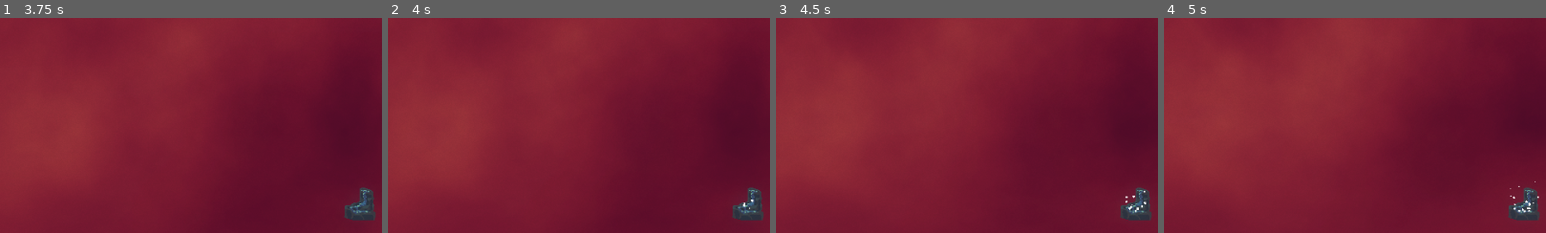
Above: before the commit, frames 1-4 (left to right).
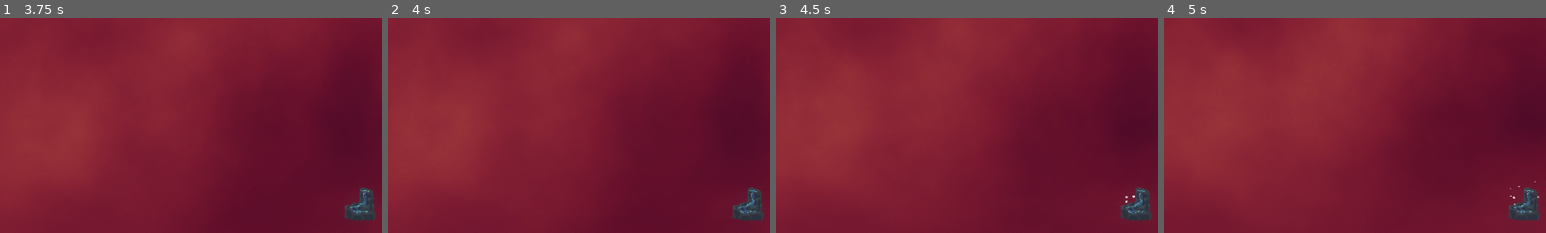
Above: after the commit, the same moments.

Repository: ManechLepage/PlatformerJam
Game: Godot game, scene res://Scenes/main.tscn
The game is run twice, just before and just after one commit, with the same random seed, the same clock (stepped at 60 frames per second) and the same inputs. Sound files missing from this copy of the repository are replaced by a short silence.
Inputs:
- Up to frame 1 (3.75 s): hold Right (Right) 0.53-2.03 s; tap C (Interact) at 0.6, 2.85 s; tap W (Jump) at 0.77, 1.52, 3.02 s; tap X (Meditate) at 1.35, 3.6 s; hold Left (Left) 2.03-2.78 s; hold Shift (run) 2.03-2.78 s; hold Right (Right) from 2.78 s (still down)
- Up to frame 2 (4 s): keep holding Right (Right); tap W (Jump) at 3.77 s
- Up to frame 3 (4.5 s): release Right (Right) at 4.28 s; hold Left (Left) from 4.28 s (still down); tap Shift (run) at 4.35 s
- Up to frame 4 (5 s): keep holding Left (Left); tap W (Jump) at 4.52 s
The pictures show only the part of the screen within x 38-88%, y 50-100%; the shares and areas given below are measured in that part.

Frame 1 is identical in both runs. In frame 2, less than 0.1% of the frame differs, in the area x 91-97%, y 80-91%; in frame 3, 0.1%; in frame 4, less than 0.1%.

Commit message:
fixed waterfall, added gear

Diff:
--- a/platformer-jam/Scenes/Objects/fountain.tscn
+++ b/platformer-jam/Scenes/Objects/fountain.tscn
@@ -4,6 +4,25 @@
 [ext_resource type="Texture2D" uid="uid://b1tj3ksqps6se" path="res://Sprites/fountain.png" id="2_2fi52"]
 [ext_resource type="Script" uid="uid://bcoxuifgb5o40" path="res://poem.gd" id="3_k8u3x"]
 [ext_resource type="FontFile" uid="uid://bk61qsxmu5yfm" path="res://other/EBGaramond-Bold.ttf" id="4_vixhw"]
+
+[sub_resource type="RectangleShape2D" id="RectangleShape2D_g4v7s"]
+size = Vector2(66, 62)
+
+[sub_resource type="Gradient" id="Gradient_b17am"]
+interpolation_mode = 1
+offsets = PackedFloat32Array(0, 0.65523463)
+colors = PackedColorArray(18.892157, 18.892157, 18.892157, 1, 1, 1, 1, 0)
+
+[sub_resource type="GradientTexture2D" id="GradientTexture2D_e0tat"]
+gradient = SubResource("Gradient_b17am")
+width = 32
+height = 32
+fill = 1
+fill_from = Vector2(0.5, 0.5)
+
+[sub_resource type="Curve" id="Curve_b17am"]
+_data = [Vector2(0, 0), 0.0, 1.4, 0, 0, Vector2(0.1580756, 0.88311696), 0.0, 0.0, 0, 0, Vector2(1, 0), 0.0, 0.0, 0, 0]
+point_count = 3
 
 [sub_resource type="AtlasTexture" id="AtlasTexture_16o5y"]
 atlas = ExtResource("2_2fi52")
@@ -46,34 +65,12 @@
 "speed": 5.0
 }]
 
-[sub_resource type="RectangleShape2D" id="RectangleShape2D_g4v7s"]
-size = Vector2(66, 62)
-
-[sub_resource type="Gradient" id="Gradient_b17am"]
-interpolation_mode = 1
-offsets = PackedFloat32Array(0, 0.65523463)
-colors = PackedColorArray(18.892157, 18.892157, 18.892157, 1, 1, 1, 1, 0)
-
-[sub_resource type="GradientTexture2D" id="GradientTexture2D_e0tat"]
-gradient = SubResource("Gradient_b17am")
-width = 32
-height = 32
-fill = 1
-fill_from = Vector2(0.5, 0.5)
-
-[sub_resource type="Curve" id="Curve_b17am"]
-_data = [Vector2(0, 0), 0.0, 1.4, 0, 0, Vector2(0.1580756, 0.88311696), 0.0, 0.0, 0, 0, Vector2(1, 0), 0.0, 0.0, 0, 0]
-point_count = 3
-
-[node name="Fountain" unique_id=1652650217 instance=ExtResource("1_js68f")]
+[node name="Fountain" unique_id=1652650217 node_paths=PackedStringArray("sprite") instance=ExtResource("1_js68f")]
 collision_layer = 8
 collision_mask = 8
+sprite = NodePath("fountain")
 
-[node name="fountain" type="AnimatedSprite2D" parent="." index="1" unique_id=551777104]
-sprite_frames = SubResource("SpriteFrames_k8u3x")
-animation = &"active"
-
-[node name="Area" type="Area2D" parent="." index="2" unique_id=1754253968 node_paths=PackedStringArray("poem_text")]
+[node name="Area" type="Area2D" parent="." index="1" unique_id=1754253968 node_paths=PackedStringArray("poem_text")]
 collision_layer = 4
 collision_mask = 4
 script = ExtResource("3_k8u3x")
@@ -117,3 +114,8 @@
 horizontal_alignment = 1
 vertical_alignment = 2
 visible_characters_behavior = 1
+
+[node name="fountain" type="AnimatedSprite2D" parent="." index="2" unique_id=551777104]
+sprite_frames = SubResource("SpriteFrames_k8u3x")
+animation = &"active"
+autoplay = "active"
--- /dev/null
+++ b/platformer-jam/Scenes/Objects/gear.tscn
@@ -0,0 +1,53 @@
+[gd_scene format=3 uid="uid://ndrishhfm4jw"]
+
+[ext_resource type="Texture2D" uid="uid://c6n8qw01ot5ig" path="res://Sprites/gear.png" id="1_fm8hl"]
+
+[sub_resource type="GDScript" id="GDScript_g4v7s"]
+resource_name = "gear"
+script/source = "extends Node2D
+
+@export var enabled: bool = false
+@export var rpm: float = 2
+@onready var sprite := $Sprite2D
+var tween := 0.0
+
+
+# Called every frame. 'delta' is the elapsed time since the previous frame.
+func _process(delta: float) -> void:
+	if enabled:
+		tween = clamp(tween+ delta,0,1)
+		sprite.frame = 1
+	else:
+		sprite.frame = 0
+		tween = clamp(tween- delta,0,1)
+	rotation += tween * rpm*delta*60/360
+"
+
+[sub_resource type="AtlasTexture" id="AtlasTexture_p3vba"]
+atlas = ExtResource("1_fm8hl")
+region = Rect2(0, 0, 128, 128)
+
+[sub_resource type="AtlasTexture" id="AtlasTexture_xv45h"]
+atlas = ExtResource("1_fm8hl")
+region = Rect2(128, 0, 128, 128)
+
+[sub_resource type="SpriteFrames" id="SpriteFrames_g4v7s"]
+animations = [{
+"frames": [{
+"duration": 1.0,
+"texture": SubResource("AtlasTexture_p3vba")
+}, {
+"duration": 1.0,
+"texture": SubResource("AtlasTexture_xv45h")
+}],
+"loop": 1,
+"name": &"default",
+"speed": 5.0
+}]
+
+[node name="Gear" type="Node2D" unique_id=1353983551]
+script = SubResource("GDScript_g4v7s")
+enabled = true
+
+[node name="Sprite2D" type="AnimatedSprite2D" parent="." unique_id=821858134]
+sprite_frames = SubResource("SpriteFrames_g4v7s")
--- a/platformer-jam/Scenes/Rooms/Tower2/room2.tscn
+++ b/platformer-jam/Scenes/Rooms/Tower2/room2.tscn
@@ -164,7 +164,7 @@
 [sub_resource type="RectangleShape2D" id="RectangleShape2D_lgexx"]
 size = Vector2(68, 63)
 
-[node name="Room4" unique_id=197990627 instance=ExtResource("1_xuur6")]
+[node name="Room5" unique_id=197990627 instance=ExtResource("1_xuur6")]
 
 [node name="AnimationPlayer" type="AnimationPlayer" parent="." index="0" unique_id=1601315926]
 reset_on_save = false
--- a/platformer-jam/Scripts/Objects/platform.gd
+++ b/platformer-jam/Scripts/Objects/platform.gd
@@ -6,7 +6,7 @@
 @onready var hitbox: CollisionShape2D = find_child("CollisionShape2D")
 
 func _ready() -> void:
-	if is_platform and hitbox: hitbox.one_way_collision = true
+	if is_platform and hitbox != null: hitbox.one_way_collision = true
 	Game.event_manager.lucidity_changed.connect(change_lucidity)
 
 func change_lucidity(val):
--- a/platformer-jam/Scripts/Objects/water.gd
+++ b/platformer-jam/Scripts/Objects/water.gd
@@ -9,8 +9,11 @@
 @export var is_always_active = false
 
 @export var sprite: AnimatedSprite2D
+func _ready() -> void:
+	active_changed(active)
 
 func active_changed(value):
 	sprite.play("active" if value else "inactive")
+	$Area/Parchemin.visible = active
 	monitorable = value
 	monitoring = value
Binary file added: platformer-jam/Sprites/gear.aseprite
Binary file added: platformer-jam/Sprites/gear.png
Not shown, added: platformer-jam/Sprites/gear.png.import
